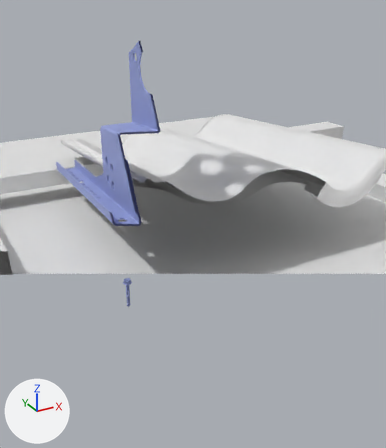
An edit to the glTF model Konsol_CWL.glb, drawn before and after from the same camera.
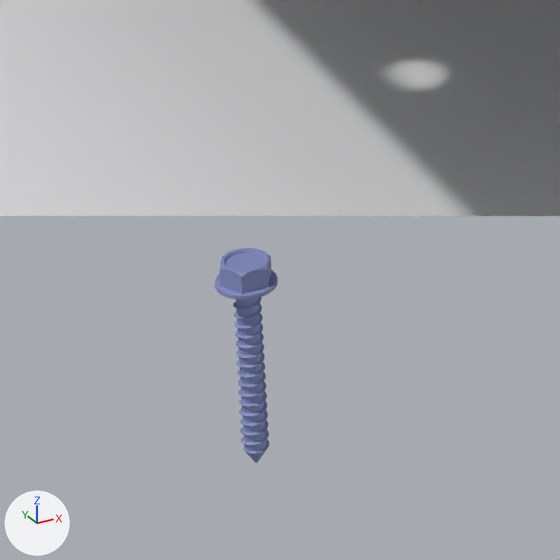
Each version is shown from a 50 mm camera at (-0.353, -0.643, 0.302) aimed at (-0.06, -0.11, 0.035), then close up on the part from 24% to 44% of the width and 55% to 72% of the height. The lights are fixed; the arrows at lower left show +X, +Y and +Z. The first two pictures are the older version. Everything nearer to the camera than a plane just in front of the edit is cut away. Where no turn or scale is listed for an object, it has been applied to the vertices.

Objects in the first close-up: 'Plane', 'Träskruv 4.8x32 HEX'.
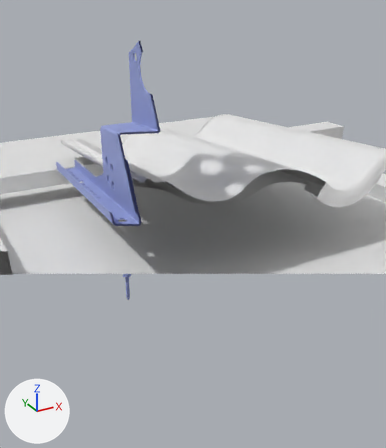
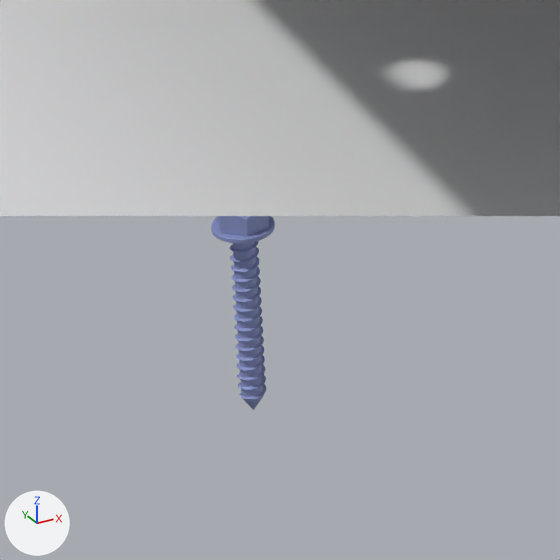
Changed parts and their boxes (x1, y1, x2, y2) in the close-ups (560 x 560 px):
'Träskruv 4.8x32 HEX', moved, turned
    before: (215, 248, 278, 463)
    after: (211, 216, 275, 410)

The edits, one by one:
Object 'Träskruv 4.8x32 HEX' (ob_träskruv_4_8x32_hex) moves from (-0.1467, -0.0995, -0.0652) to (-0.1467, -0.0995, -0.0546).
Object 'Träskruv 4.8x32 HEX' (ob_träskruv_4_8x32_hex) turns from (0, 0, 0) to (0, 0, -43) degrees about x, y and z.
